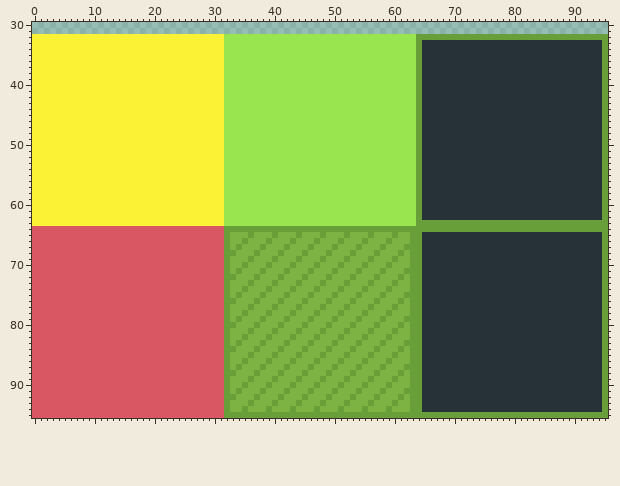
One commit to this pixel-art file: Assets/AnimationImporter-master/tiles/tile_mesh.ase. The picture above was drawn from the file before the commit.
96x96 pixels, 1 frame. Shown: x 0..95, y 30..95.
After:
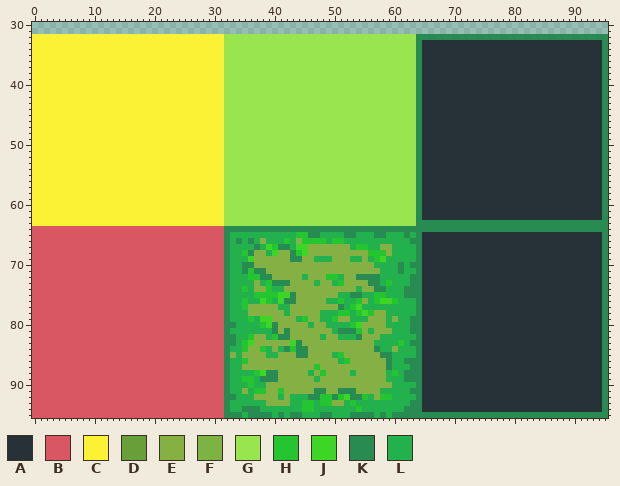
Palette (. is transparent): A #263238  B #d95763  C #fbf236  D #689f38  E #85b044  F #7cb342  G #99e550  H #25c531  J #3dd526  K #278b52  L #22b14c
Changes in this commit:
Changed rows in their new state; - is an unchanged pixel.
first column x 32:
32 --------------------------------KKKKKKKKKKKKKKKKKKKKKKKKKKKKKKKK
33 --------------------------------K------------------------------K
34 --------------------------------K------------------------------K
35 --------------------------------K------------------------------K
36 --------------------------------K------------------------------K
37 --------------------------------K------------------------------K
38 --------------------------------K------------------------------K
39 --------------------------------K------------------------------K
40 --------------------------------K------------------------------K
41 --------------------------------K------------------------------K
42 --------------------------------K------------------------------K
43 --------------------------------K------------------------------K
44 --------------------------------K------------------------------K
45 --------------------------------K------------------------------K
46 --------------------------------K------------------------------K
47 --------------------------------K------------------------------K
48 --------------------------------K------------------------------K
49 --------------------------------K------------------------------K
50 --------------------------------K------------------------------K
51 --------------------------------K------------------------------K
52 --------------------------------K------------------------------K
53 --------------------------------K------------------------------K
54 --------------------------------K------------------------------K
55 --------------------------------K------------------------------K
56 --------------------------------K------------------------------K
57 --------------------------------K------------------------------K
58 --------------------------------K------------------------------K
59 --------------------------------K------------------------------K
60 --------------------------------K------------------------------K
61 --------------------------------K------------------------------K
62 --------------------------------K------------------------------K
63 --------------------------------KKKKKKKKKKKKKKKKKKKKKKKKKKKKKKKK
64 KKKKKKKKKKKKKKKKKKKKKKKKKKKKKKKKKKKKKKKKKKKKKKKKKKKKKKKKKKKKKKKK
65 KLLLLLLLLLLLHHKKLLLLKKLLLKKLLLKLK------------------------------K
66 KLKLKLELLLHLEHHHHLHHLLLLLLLLLLLKK------------------------------K
67 KLLLLKLJHKKLJJEEEEEEELHHLLEELLLLK------------------------------K
68 KLLHKEELJEEKHJEEEEEEEEEEHHHELLLLK------------------------------K
69 KLLLJEEEEEEKKEELLLEEELLELHJLLLLLK------------------------------K
70 KLLKKEEEEEEEEEEEEEEEEEEEELLLLKLKK------------------------------K
71 KLLKHKKEEEEEEEEEEEEEEEEEEELLLKLLK------------------------------K
72 KLLLHHKKEEEEELEEEHHLEEKKKKLLLLLKK------------------------------K
73 KLLLLELHKKKEEEELEELHEEEEKKLHLLLKK------------------------------K
74 KLLHLEEHLLEEEEEEEEEEEELEEKKLLLKKK------------------------------K
75 KLLLLHHHHJJKEEEEEEELLKKLLHHLLLKKK------------------------------K
76 KLLHLLJHLJKKEEEEELLHLLHELHJJHLLLK------------------------------K
77 KLLHEEEEELLEEEEEEEEKLHJLLLLLLLLLK------------------------------K
78 KLLLEEEEEELEEEEELLLHHLHJHEELLLLLK------------------------------K
79 KLLLHLJJEEEELHEELLHEELLLEEELELLKK------------------------------K
80 KKLLLLHJKEEEEELEELLLLHJEEEELLLLKK------------------------------K
81 KLLLLLLLKEKEEEEEEELKKKHELEEELLLKK------------------------------K
82 KKLLHEELHKKEEEEELEELLLKEEELLLLLLK------------------------------K
83 KKLHJEEEEEEJKEEEEEEEEEEEELLLLHLKK------------------------------K
84 KLLHEEHLELKHKKEEEEEEEEEEEKLLELLLK------------------------------K
85 KELEEEELLEEEKKEEEELHEEEEEEKKLLLLK------------------------------K
86 KLLHEEEEEEEEEEEEEEELHEEEEEEKLLKKK------------------------------K
87 KLLEEEEEEEEEEEEHEEEEEEEEEEEKLLLKK------------------------------K
88 KLLLLHJKKEEEEELEHEEEELEEEEELHLKKK------------------------------K
89 KLLHHLKKKEEEEEELEEEEEEEEEEELLLKKK------------------------------K
90 KLLLHLLEEEEEEEEEEEEEEEEEEEEELLLLK------------------------------K
91 KLLELHHEEHEEEEEKKEEKKKEEEELLLLLKK------------------------------K
92 KKLLLEEEELELLLKKHHKHJKKHLEHHLLLLK------------------------------K
93 KLLLLLLEEEELLHHLHHEELHLLLLLLLLLKK------------------------------K
94 KLLKKKLLLLLLLHHLLLLLLLHLLLLLLLKKK------------------------------K
95 KKKLKKKKLKLKKLLLKKLLLKKKKLKLKKKKKKKKKKKKKKKKKKKKKKKKKKKKKKKKKKKK
Pixel boxes of the changes (left, top, right, bottom) in both pictures:
changed: (224, 34, 608, 418)
